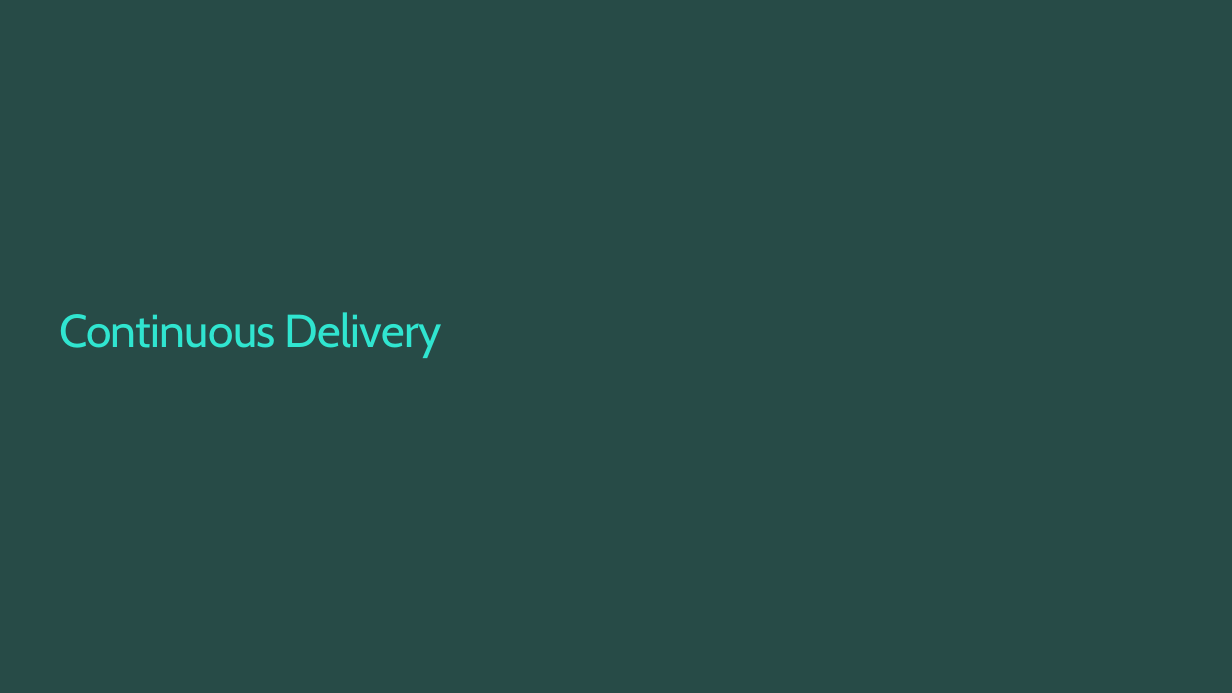
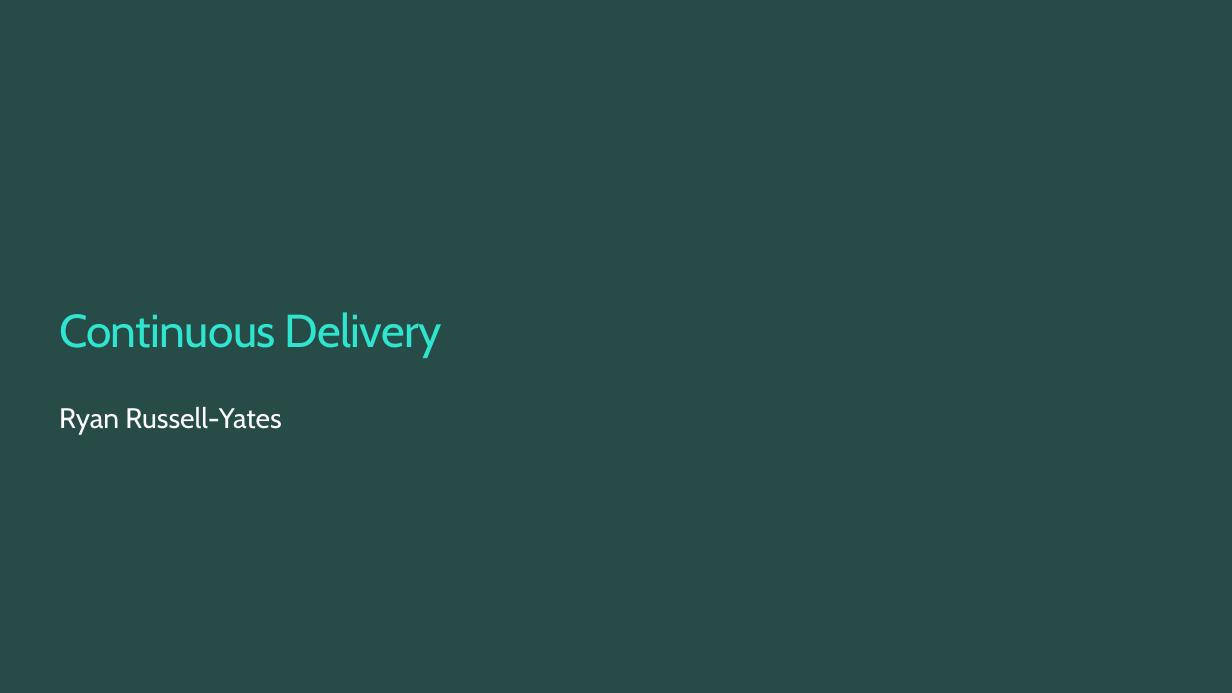
Before and after one commit to TIS-Cloud-Team/TF_Community_workshop, a slide deck: slide 1 of PPTs/06_continuous_delivery.pptx. Drawn at 1232x693 pixels with LibreOffice and Linux fonts; fonts in the diff are those of the drawing; background and template pictures are left out. Boxes give left, top, right and bottom in pixels: in the first picture for what was removed or moved away, otherwise in the second. Text is boxed around its words. In the diff, an @@ line names an element or a change of style, - is before the commit and + after.

```diff
--- a/PPTs/06_continuous_delivery.pptx
+++ b/PPTs/06_continuous_delivery.pptx
@@ text added at (x1=59, y1=407, x2=281, y2=434), 22 pt, text #FFFFFF @@
+Ryan Russell-Yates
```
Also in this commit, not shown: 5 other files.
